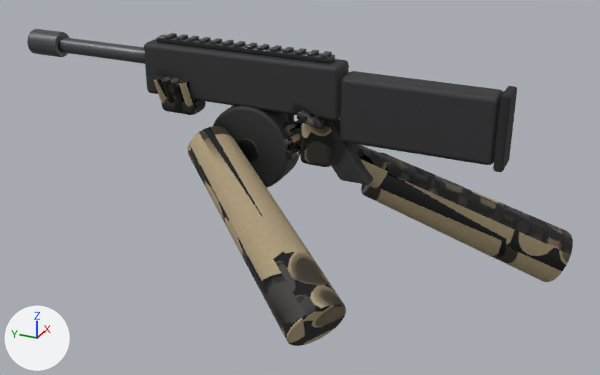
One commit to the glTF model spil/sigtekorn/modeller/hagl.glb: the scene before it, then after it.
Before and after are seen from a 50 mm camera at (-1.184, -0.536, 0.414) aimed at (-0.011, -0.009, -0.172). The axes (+X, +Y, +Z) are drawn at lower left. The lights are the same throughout. The older version comes first. Vertices at exactly the same position are counted once.

Names of what the first picture shows: 'hagl', 'hænder'.
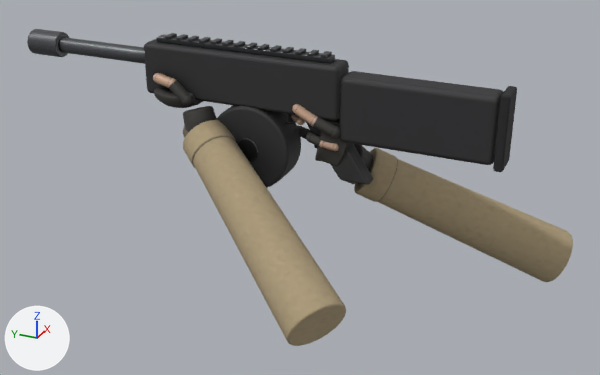
The edits, one by one:
me_højre_håndflade is used by ob_hænder; location (0.0, 0.0, 0.0).
me_højre_håndflade had 1296 vertices, 2536 faces and spanned x -0.281..0.235, y -0.446..0.258, z -0.359..-0.003.
me_højre_håndflade now has 25792 vertices, 51248 faces and spans x -0.281..0.235, y -0.446..0.257, z -0.359..0.042.
me_højre_håndflade part 1: a new loose piece, a UV sphere (16 segments, 10 rings, poles along z) spanning x -0.019..-0.003, y -0.018..-0.002, z -0.059..-0.043, in mat_hænder.
me_højre_håndflade part 2: a new loose piece, a UV sphere (16 segments, 10 rings, poles along z) spanning x -0.031..-0.01, y -0.085..-0.064, z -0.068..-0.047, in mat_hænder.
me_højre_håndflade part 3: the loose piece of 84 vertices spanning x -0.032..0.018, y -0.013..0.015, z -0.118..-0.096 is deleted.
me_højre_håndflade part 4: 6 vertices moved within x -0.033..-0.009, y -0.069..0.244, z -0.115..-0.008; 961 vertices removed from x -0.039..0.071, y -0.151..0.258, z -0.17..-0.003; 21161 vertices added at x -0.091..0.109, y -0.157..0.257, z -0.205..0.042.
me_højre_håndflade part 5: 472 kept faces spanning x -0.281..0.235, y -0.446..0.175, z -0.359..-0.071 get new texture (UV) coordinates.
Other edits to the shape of me_højre_håndflade do not show in these pictures.

Pixel boxes (x1, y1, x2, y2) of what changed, in the pictures (600 x 375 px):
'hænder', reshaped: before (153, 76, 573, 346); after (153, 73, 573, 346)
part 1 of me_højre_håndflade, added: after (296, 117, 305, 125)
part 2 of me_højre_håndflade, added: after (330, 125, 340, 138)
part 3 of me_højre_håndflade, deleted: before (285, 143, 300, 160)
part 4 of me_højre_håndflade, reshaped: before (153, 76, 390, 188); after (153, 73, 397, 202)
part 5 of me_højre_håndflade, surface changed (black to brown): before (187, 126, 573, 346); after (193, 137, 573, 346)
